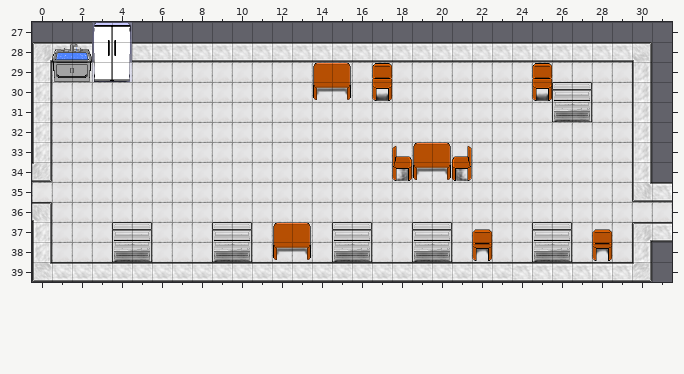
Tiled map (JSON), stored at assets/tilemaps/level2.json. That is the earlier state.
Cells are 32x32 px. Shown: x 0..31, y 27..39.
After:
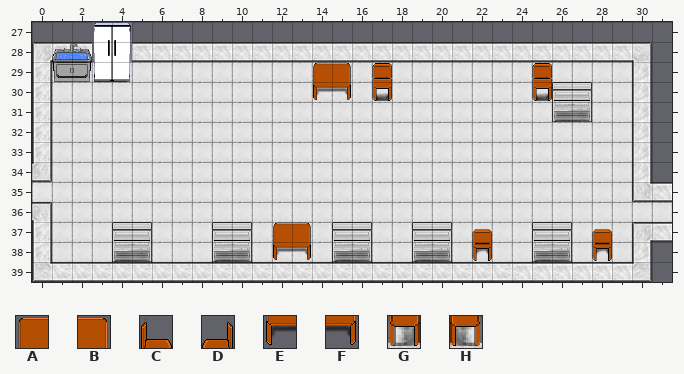
Key: from "newTileset": A 5, B 6, C 7, D 7 flipped left-right, E 25, F 26, G 27, H 27 flipped left-right.
_ is an empty cell, . an unchanged one.
See-through tiles are keyed as they look on the map.
The exact change:
--- layer "World"
@@ x 18..21 @@
-34 G..H
+34 _.._
--- layer "Above Player"
@@ x 18..21 @@
-33 CABD
-34 .EF.
+33 ____
+34 .__.
Changed places in both pictures, as pixel boxes (x1, y1, x2, y2):
removed: (392, 142, 472, 181)
